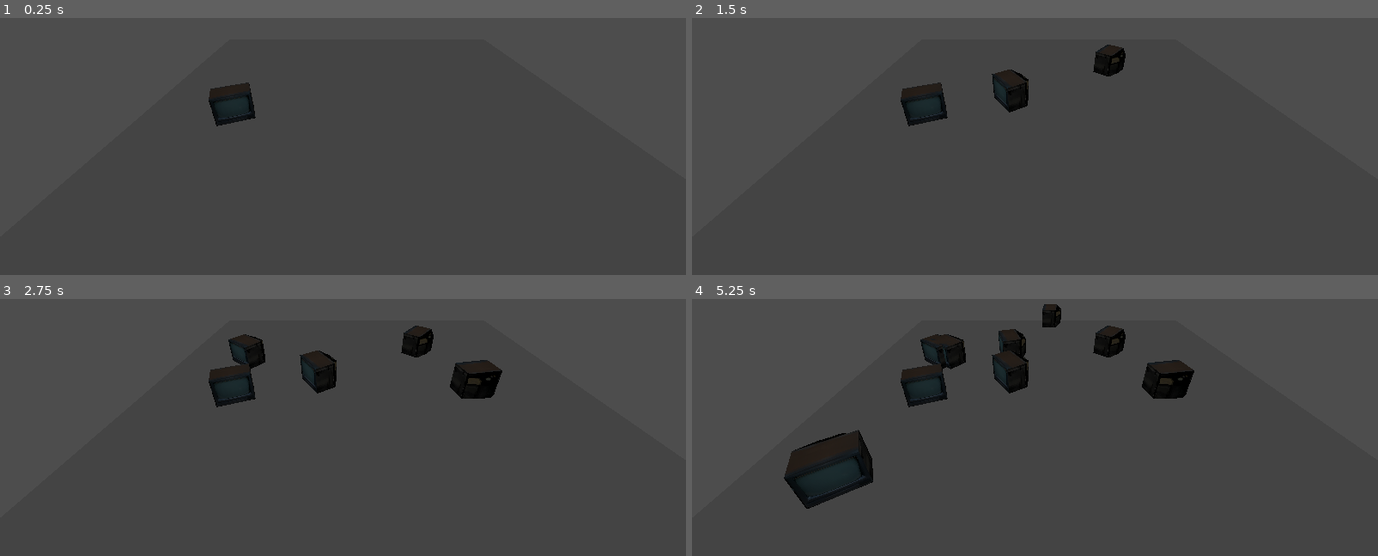
Above: before the commit, frames 1-4 (two rows, left to right).
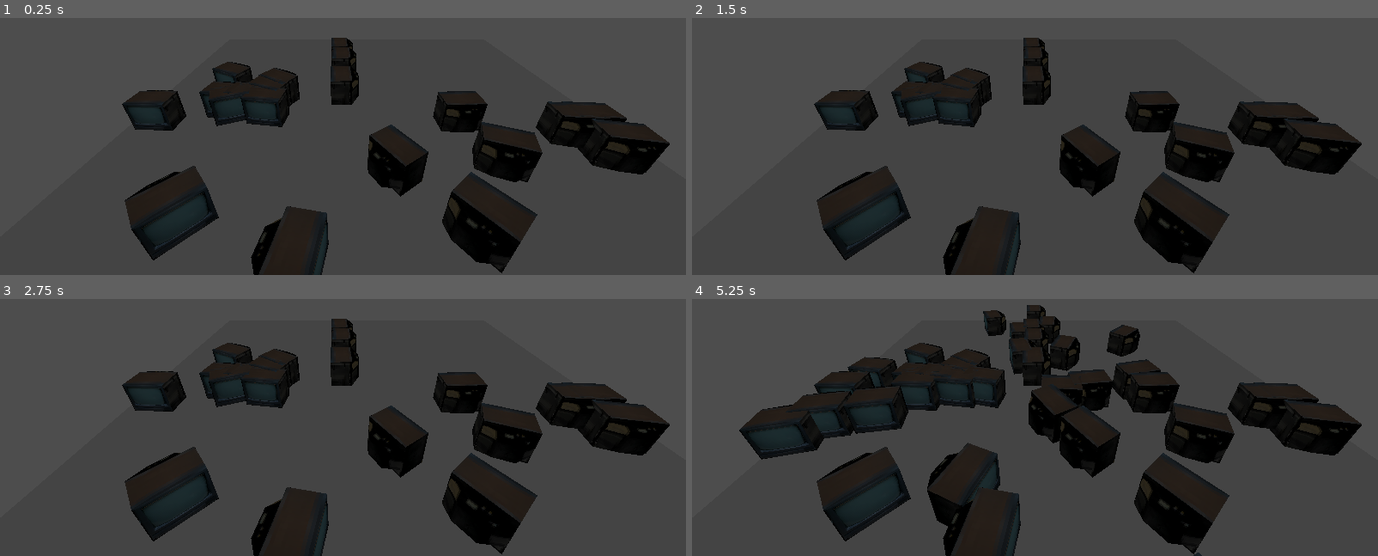
Above: after the commit, the same moments.

Repository: TagDBack/TDB-STB
Game: Godot game, scene res://scenes/tests/3d-spawn.tscn
The game is run twice, just before and just after one commit, with the same random seed, the same clock (stepped at 60 frames per second) and the same inputs. This scene is started directly instead of the project's main scene.
Inputs:
- Up to frame 1 (0.25 s): no input
- Up to frame 2 (1.5 s): tap Enter at 0.5 s
- Up to frame 3 (2.75 s): tap Space at 2 s
- Up to frame 4 (5.25 s): tap Enter at 2.75, 5 s; tap Space at 3.5 s

The runs differ from the first frame. In frame 1, 21% of the frame differs, in the area x 17-98%, y 7-100%; in frame 2, 22%; in frame 3, 22%; in frame 4, 33%, in the area x 6-98%, y 2-100%.

Commit message:
Update spawner to make it more smoothly
- Change to using for loop
- Add another parameter
  - total enemies, batch, delay batch

Diff:
--- a/scripts/spawner.gd
+++ b/scripts/spawner.gd
@@ -1,29 +1,46 @@
 extends Node3D
 
 @export var enemy_pack: PackedScene
+@export var total_spawn_number: int = 100
+@export var total_batch: int = 5
+@export var delay_batch_spawn = 5
 @export var min_radius = 0
 @export var max_radius = 5
 @export var origin = Vector3(0, 0, 0)
-@export var delay_spawn = 0.5
 
 func _ready():
+	randomize()
 	repeat()
 
-func spawn():
+func spawn(number_spawn_now):
 	print("spawn")
-	var spawned = enemy_pack.instantiate()
-	get_parent().get_parent().add_child(spawned)
+	call_deferred("_deferred_spawn", number_spawn_now)
 
-	var spawn_pos = origin
-	var angle = randf_range(-2 * PI, 2 * PI)
+func _deferred_spawn(number_spawn_now):
+	for i in range(number_spawn_now):
+		var spawned = enemy_pack.instantiate()
+		get_parent().get_parent().add_child(spawned)
 
-	spawn_pos.x = spawn_pos.x + randf_range(min_radius, max_radius) * cos(angle)
-	spawn_pos.z = spawn_pos.z + randf_range(min_radius, max_radius) * sin(angle)
+		var spawn_pos = origin
+		var angle = randf_range(-2 * PI, 2 * PI)
 
-	spawned.global_position = spawn_pos
-	spawned.look_at(origin)
+		spawn_pos.x = spawn_pos.x + randf_range(min_radius, max_radius) * cos(angle)
+		spawn_pos.z = spawn_pos.z + randf_range(min_radius, max_radius) * sin(angle)
+
+		spawned.global_position = spawn_pos
+		spawned.look_at(origin)
 
 func repeat():
-	spawn()
-	await get_tree().create_timer(delay_spawn).timeout
-	repeat()
+	call_deferred("_deferred_repeat")
+
+func _deferred_repeat():
+	if total_batch == 0:
+		self.queue_free()
+	else:
+		var number_spawn_now = floor(total_spawn_number / total_batch)
+		spawn(number_spawn_now)
+		total_spawn_number = total_spawn_number - number_spawn_now
+		total_batch = total_batch - 1
+
+		await get_tree().create_timer(delay_batch_spawn).timeout
+		repeat()
